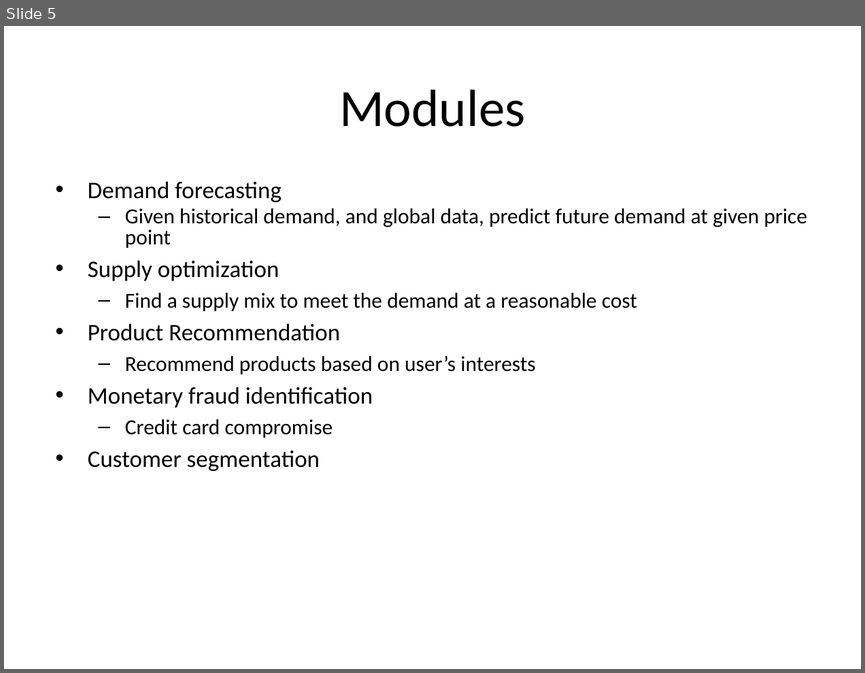
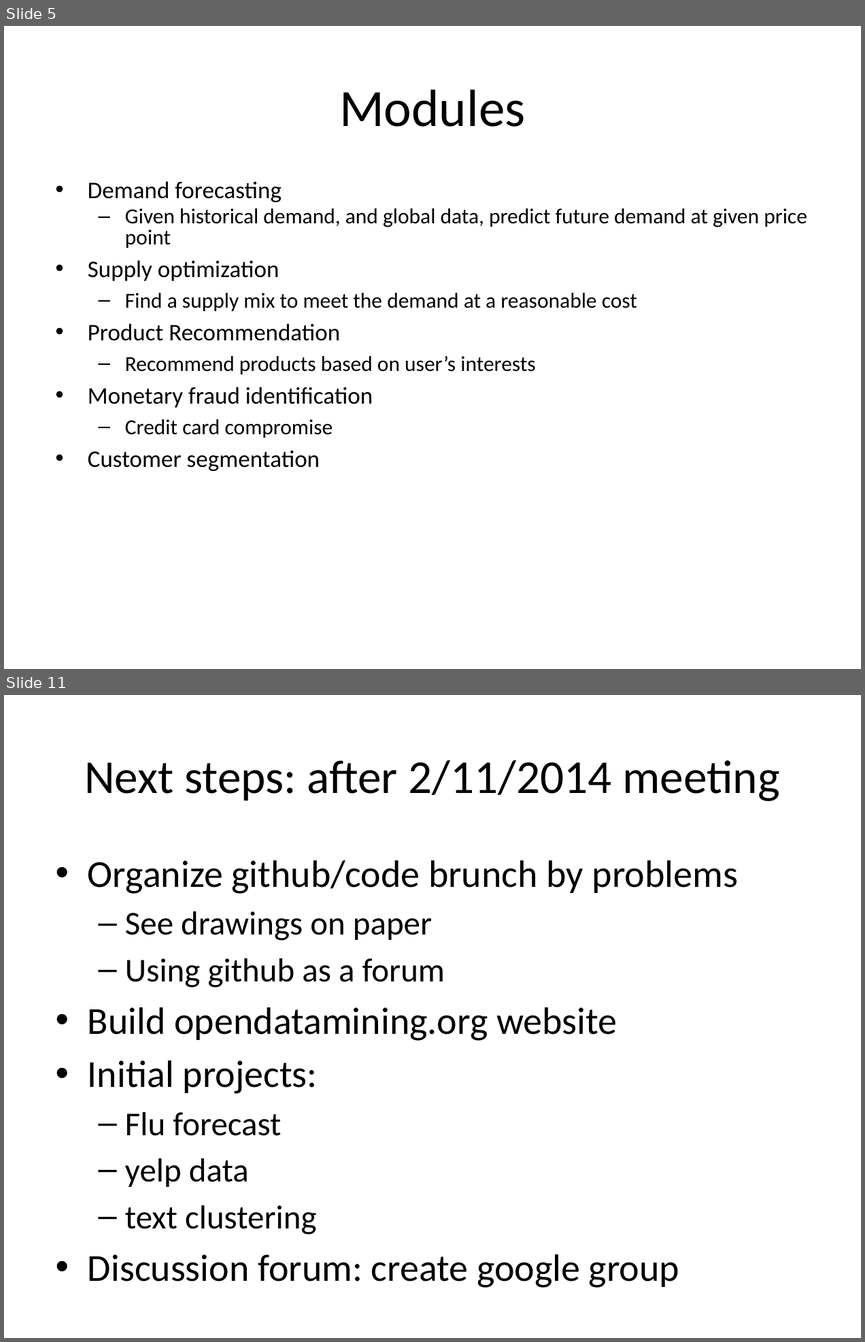
Before and after one commit to OpenDataMining/docs, a slide deck: ProblemStatements.pptx. Shown one above the other, each under a label of ours: slide 5 before the commit, slides 5 and 11 after it; the slides between them are not shown. The pictures are 865x673 and 865x1342 pixels, drawn with LibreOffice and Linux fonts; fonts in the diff are those of the drawing. Boxes give left, top, right and bottom in pixels: in the first picture for what was removed or moved away, otherwise in the second. Text is boxed around its words. In the diff, an @@ line names an element or a change of style, - is before the commit and + after.

Commit message:
Updated Problem Statement Deck (2/11/14)

```diff
--- a/ProblemStatements.pptx
+++ b/ProblemStatements.pptx
@@ slide 11 added at [4,695,861,1338], background #FFFFFF @@
@@ title added at [84,760,779,801], 39.6 pt, text #000000 @@
+Next steps: after 2/11/2014 meeting
@@ text added at [88,860,738,1287], 32 pt, text #000000 @@
+• Organize github/code brunch by problems
+  – See drawings on paper
+  – Using github as a forum
+• Build opendatamining.org website
+• Initial projects:
+  – Flu forecast
+  – yelp data
+  – text clustering
+• Discussion forum: create google group
```
Also in this commit, not shown: 3 slides changed, 3 other slides added.
